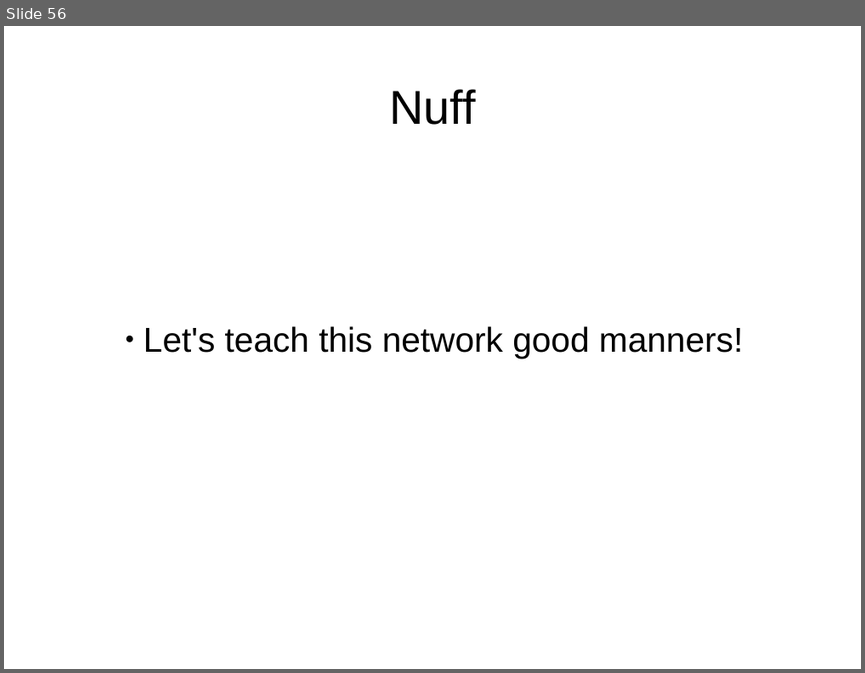
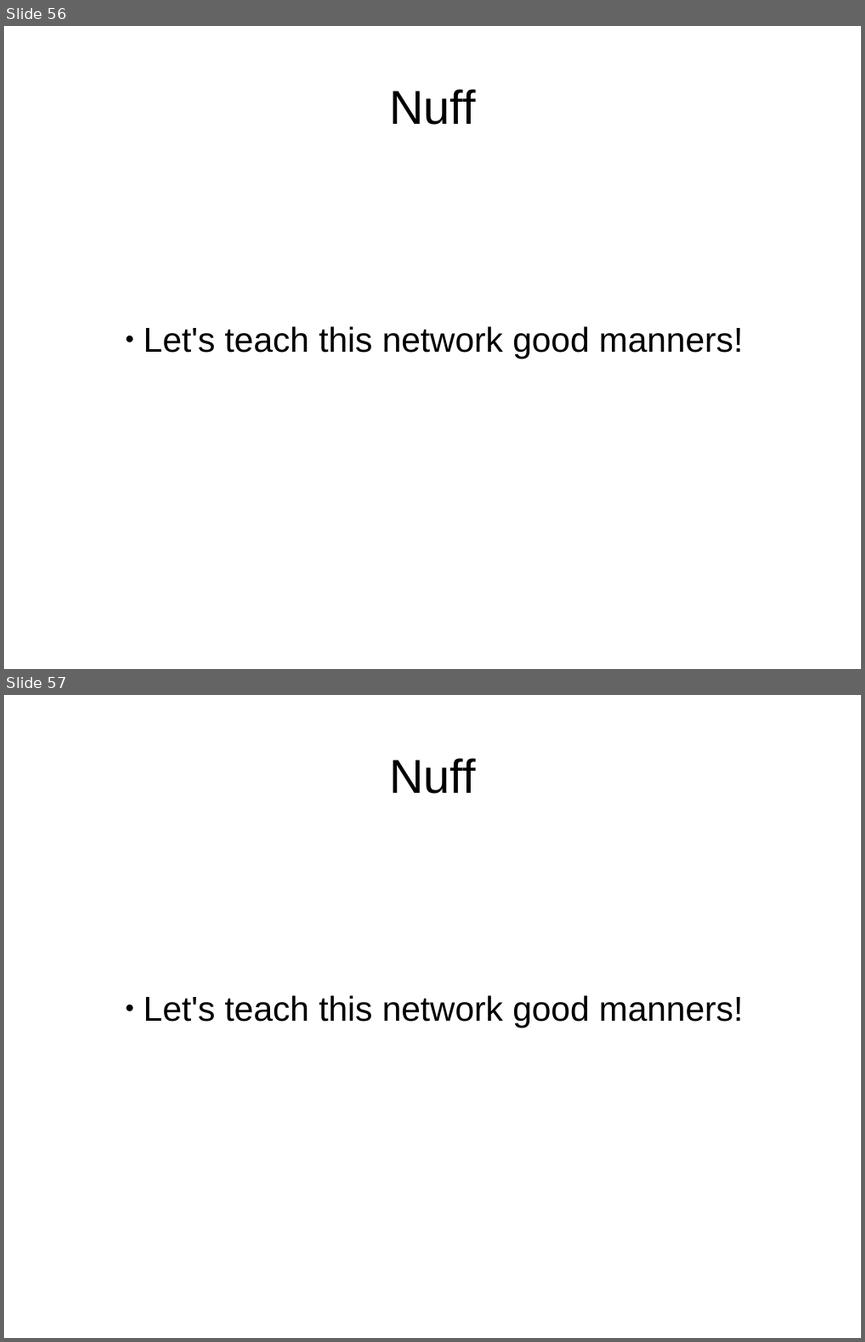
Before and after one commit to yandexdataschool/Practical_DL, a slide deck: week4/lecture4.odp. Shown one above the other, each under a label of ours: slide 56 before the commit, slides 56 and 57 after it. The pictures are 865x673 and 865x1342 pixels, drawn with LibreOffice and Linux fonts; fonts in the diff are those of the drawing. Boxes give left, top, right and bottom in pixels: in the first picture for what was removed or moved away, otherwise in the second. Text is boxed around its words. In the diff, an @@ line names an element or a change of style, - is before the commit and + after.

```diff
--- a/week4/lecture4.odp
+++ b/week4/lecture4.odp
@@ slide 57 added at [4,695,861,1338], background #FFFFFF @@
@@ title added at [389,758,475,794], 44 pt, text #000000 @@
+Nuff
@@ text added at [143,995,743,1027], 32 pt, text #000000 @@
+● Let's teach this network good manners!
```
Also in this commit, not shown: 5 other files.
